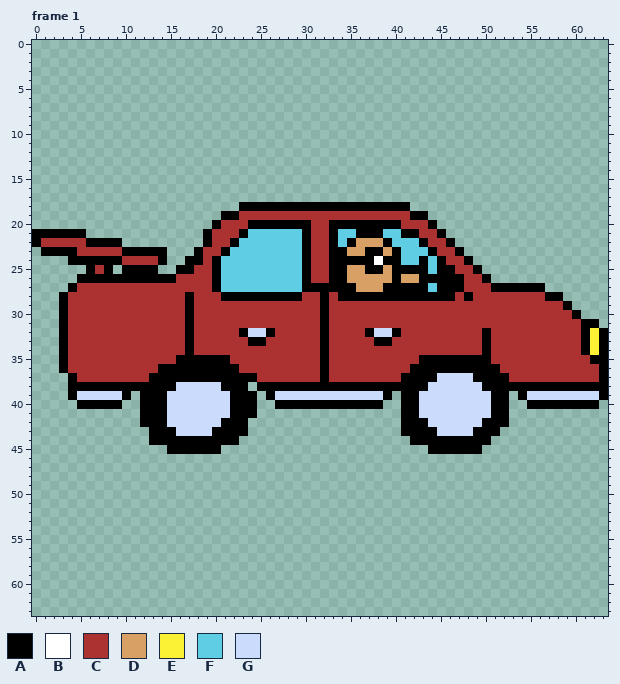
Pixel-art file -- large car rotation.aseprite. This is how it looked before the edit.
64x64 pixels, 8 frames. Shown: frame 1. The commit also changed other frames, which this record leaves out.
Palette (. is transparent): A #000000  B #ffffff  C #ac3232  D #d9a066  E #fbf236  F #5fcde4  G #cbdbfc
Pixels before, frame 1 (only the part around the change), first column x 28:
19 CCCCCCCCCCCCCCAA....................
20 AAACCAAAAAAAACCCA...................
21 FFACCAFFAAAFFAACCA..................
22 FFACCAFADDDAFFFACCA.................
23 FFACCAADDAADAFFFACCA................
24 FFACCAAAAABAAFFAFACCA...............
25 FFACCAADDAADAAAAFAACCA..............
26 FFACCAADDDDDADDAAAAACCA.............
27 FFAAAAAADDDAAAAAFAAACCCAAAAAA.......
28 AACCACAAAAAAAAAAAAACACCCCCCCCAA.....
29 CCCCACCCCCCCCCCCCCCCCCCCCCCCCCCA....
30 CCCCACCCCCCCCCCCCCCCCCCCCCCCCCCCA...
31 CCCCACCCCCCCCCCCCCCCCCCCCCCCCCCCCAA.
32 CCCCACCCCAGGACCCCCCCCCACCCCCCCCCCAEA
33 CCCCACCCCCAACCCCCCCCCCACCCCCCCCCCAEA
34 CCCCACCCCCCCCCCCCCCCCCACCCCCCCCCCAEA
35 CCCCACCCCCCCCCCAAAAAAAACCCCCCCCCCCAA
36 CCCCACCCCCCCCCAAAAAAAAAACCCCCCCCCCCA
37 CCCCACCCCCCCCAAAAGGGGAAAACCCCCCCCCCA
38 AAAAAAAAAAAAAAAAGGGGGGAAAAAAAAAAAAAA
39 GGGGGGGGGGGA.AAGGGGGGGGAA.AGGGGGGGGA
40 AAAAAAAAAAA..AAGGGGGGGGAA..AAAAAAAA.
41 .............AAGGGGGGGGAA...........
42 .............AAAGGGGGGAAA...........
43 .............AAAAGGGGAAA............
44 ..............AAAAAAAAA.............
45 ................AAAAAA..............
46 ....................................
47 ....................................
48 ....................................
After the commit:
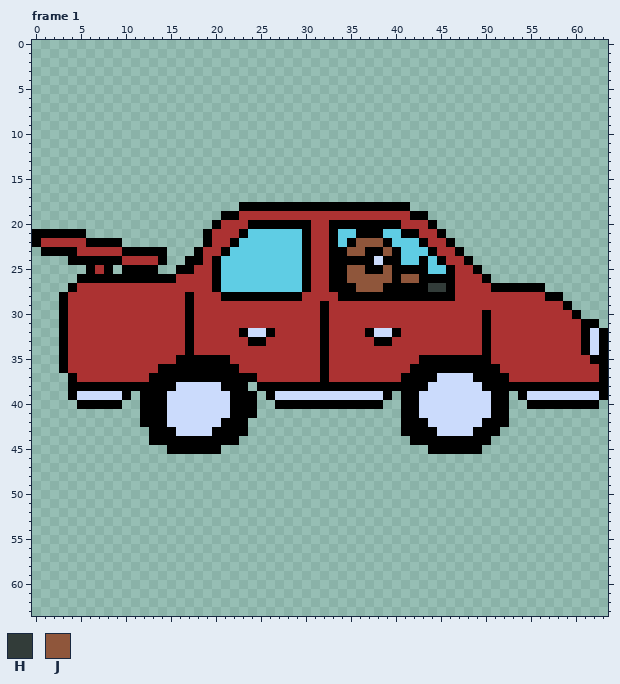
Colours new in this view: H #323c39  J #8f563b
Commit message: Finished rotating car sprites
Change:
Changed rows in their new state; - is an unchanged pixel.
Frame 1:
first column x 31:
22 -----JJJ------------------------
23 ----JJ--J-----------------------
24 -------G------------------------
25 ----JJ--J-----F-----------------
26 ----JJJJJ-JJ----C---------------
27 CC---JJJ-----HH-C---------------
28 -C---------------C--------------
30 -------------------A------------
31 -------------------A------------
32 -------------------------------G
33 -------------------------------G
34 -------------------------------G
